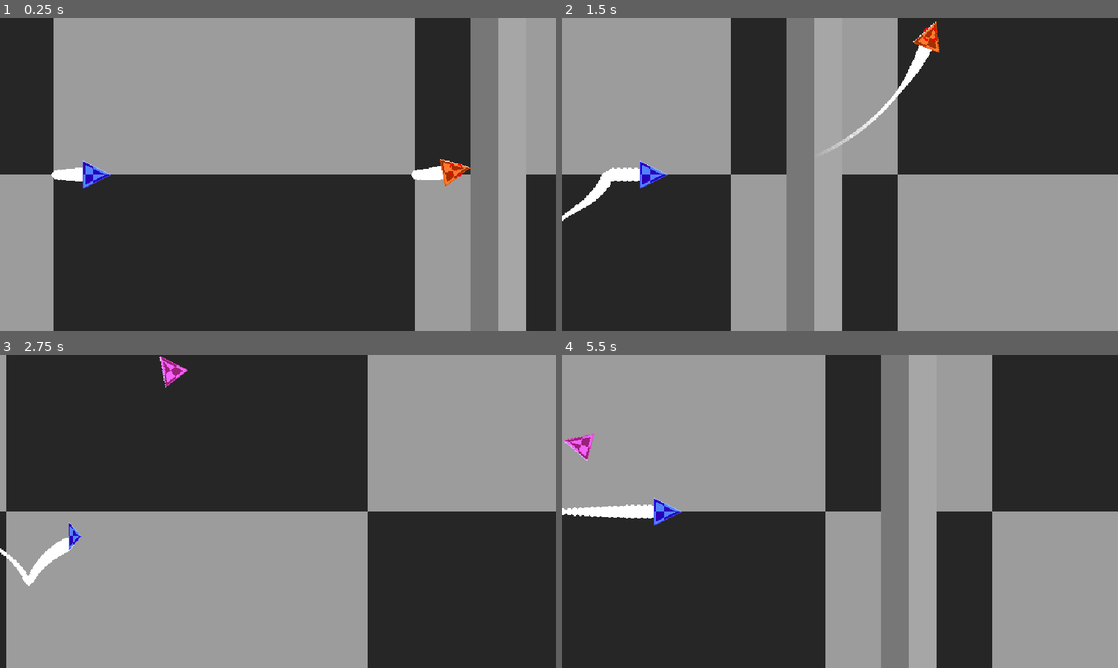
Above: before the commit, frames 1-4 (two rows, left to right).
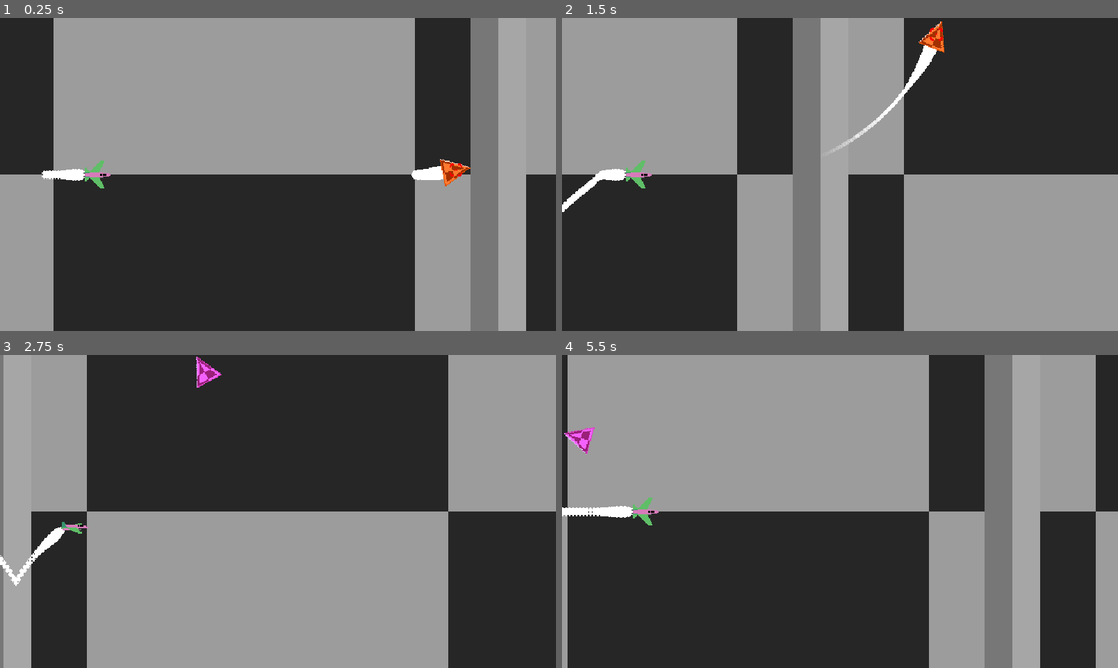
Above: after the commit, the same moments.

Repository: woliveira82/redot-aircraft-prototype
Game: Godot game, scene res://main.tscn
The game is run twice, just before and just after one commit, with the same random seed, the same clock (stepped at 60 frames per second) and the same inputs.
Inputs:
- Up to frame 1 (0.25 s): no input
- Up to frame 2 (1.5 s): hold E (high_g_barrel_right) 0.53-1.28 s; tap Ctrl (g_turn) at 0.6, 1.35 s; hold Down (move_down) from 1.28 s (still down)
- Up to frame 3 (2.75 s): release Down (move_down) at 2.03 s; hold E (high_g_barrel_right) from 2.03 s (still down); tap Space (shoot_cannon) at 2.1 s; tap Ctrl (g_turn) at 2.3 s
- Up to frame 4 (5.5 s): release E (high_g_barrel_right) at 2.78 s; hold Up (move_up) 2.78-3.53 s; tap Ctrl (g_turn) at 2.85, 3.6, 4.55, 5.1 s; hold Q (high_g_barrel_left) 3.53-5.03 s; tap Space (shoot_cannon) at 4.35 s; hold Down (move_down) from 5.03 s (still down)

The runs differ from the first frame. In frame 1, 0.4% of the frame differs, in the area x 7-20%, y 45-55%; in frame 2, 6.8%; in frame 3, 28%; in frame 4, 45%, in the area x 0-96%, y 0-100%.

Commit message:
feat: change player movement

Diff:
--- a/main.tscn
+++ b/main.tscn
@@ -1,10 +1,10 @@
 [gd_scene load_steps=10 format=3 uid="uid://c456k87rcla8r"]
 
 [ext_resource type="Texture2D" uid="uid://dvtx6o5x15tc3" path="res://assets/Placeholders-32x32-27.png" id="1_gw7bq"]
-[ext_resource type="PackedScene" uid="uid://bhu6yt022ld1c" path="res://player/player.tscn" id="2_x2e4t"]
-[ext_resource type="PackedScene" uid="uid://dwnpv3s7it7pg" path="res://enemies/enemy.tscn" id="3_tt4h1"]
-[ext_resource type="Script" path="res://hud/hud.gd" id="4_daemq"]
-[ext_resource type="PackedScene" uid="uid://bsg208xnrg8nu" path="res://hud/enemy_tracker.tscn" id="5_7ddsr"]
+[ext_resource type="PackedScene" uid="uid://bhu6yt022ld1c" path="res://scenes/player/player.tscn" id="2_x2e4t"]
+[ext_resource type="PackedScene" uid="uid://dwnpv3s7it7pg" path="res://scenes/enemies/enemy.tscn" id="3_tt4h1"]
+[ext_resource type="Script" path="res://scenes/hud/hud.gd" id="4_daemq"]
+[ext_resource type="PackedScene" uid="uid://bsg208xnrg8nu" path="res://scenes/hud/enemy_tracker.tscn" id="5_7ddsr"]
 
 [sub_resource type="WorldBoundaryShape2D" id="WorldBoundaryShape2D_4hmk0"]
 normal = Vector2(0, 1)
--- a/player/player.gd
+++ /dev/null
@@ -1,67 +0,0 @@
-extends Node2D
-
-var _average_speed := 200.0
-var _afterburn_speed := 400.0
-var _turn_angle := 0.8
-var _g_turn_angle := 1.6
-var _g_turn_on := false
-var maneuvering := false
-
-@onready var remote_transform_2d: RemoteTransform2D = $RemoteTransform2D
-@onready var animation_player: AnimationPlayer = $AnimationPlayer
-
-
-func _ready() -> void:
-	InputHandler.on_g_turn_pressed.connect(_set_g_force)
-	InputHandler.on_high_g_barrel_left.connect(_on_high_g_barrel_left)
-	InputHandler.on_high_g_barrel_right.connect(_on_high_g_barrel_right)
-
-
-func _process(delta: float) -> void:
-	var turn_angle: float
-	var control: Vector2
-	var speed: float
-
-	if maneuvering:
-		turn_angle = _turn_angle
-		control = Vector2.ZERO
-		speed = _average_speed
-
-	else:
-		turn_angle = _g_turn_angle if _g_turn_on else _turn_angle
-
-		control = InputHandler.get_input_direction()
-		if control.y > 0.0:
-			speed = _afterburn_speed * control.y
-		elif control.y < 0.0:
-			speed = _average_speed / (1.0 + abs(control.y))
-		else:
-			speed = _average_speed
-
-	var direction = Vector2.from_angle(rotation)
-	_adjust_remote_transform_position(direction)
-
-	rotation += control.x * turn_angle * delta
-	position += direction * speed * delta
-
-
-func _adjust_remote_transform_position(direction: Vector2):
-	remote_transform_2d.position.x = 160 + pow(abs(direction.x), 2.0) * 115.0
-
-
-func _set_g_force(g_force: bool):
-	_g_turn_on = g_force
-
-
-func _on_high_g_barrel_left():
-	maneuvering = true
-	animation_player.play("high_g_barrel_left")
-
-
-func _on_high_g_barrel_right():
-	maneuvering = true
-	animation_player.play("high_g_barrel_right")
-
-
-func turn_off_maneuvering():
-	maneuvering = false
--- a/bullet/bullet.tscn
+++ b/scenes/bullet/bullet.tscn
@@ -1,6 +1,6 @@
 [gd_scene load_steps=3 format=3 uid="uid://cduopc8ukaxd6"]
 
-[ext_resource type="Script" path="res://bullet/bullet.gd" id="1_3oxrv"]
+[ext_resource type="Script" path="res://scenes/bullet/bullet.gd" id="1_3oxrv"]
 
 [sub_resource type="PlaceholderTexture2D" id="PlaceholderTexture2D_qaxr3"]
 
--- a/enemies/enemy.tscn
+++ b/scenes/enemies/enemy.tscn
@@ -1,10 +1,10 @@
 [gd_scene load_steps=10 format=3 uid="uid://dwnpv3s7it7pg"]
 
-[ext_resource type="Script" path="res://enemies/enemy.gd" id="1_41sj6"]
+[ext_resource type="Script" path="res://scenes/enemies/enemy.gd" id="1_41sj6"]
 [ext_resource type="Texture2D" uid="uid://ce4mp3tpj6u46" path="res://assets/Placeholders-32x32-13.png" id="2_5vjv6"]
 [ext_resource type="Texture2D" uid="uid://bk43e071r74nb" path="res://assets/white-circle.png" id="3_ennsh"]
-[ext_resource type="Script" path="res://enemies/cannon.gd" id="4_ybxm7"]
-[ext_resource type="PackedScene" uid="uid://cduopc8ukaxd6" path="res://bullet/bullet.tscn" id="5_o1l04"]
+[ext_resource type="Script" path="res://scenes/enemies/cannon.gd" id="4_ybxm7"]
+[ext_resource type="PackedScene" uid="uid://cduopc8ukaxd6" path="res://scenes/bullet/bullet.tscn" id="5_o1l04"]
 
 [sub_resource type="CircleShape2D" id="CircleShape2D_piux8"]
 
--- a/hud/enemy_tracker.tscn
+++ b/scenes/hud/enemy_tracker.tscn
@@ -1,6 +1,6 @@
 [gd_scene load_steps=4 format=3 uid="uid://bsg208xnrg8nu"]
 
-[ext_resource type="Script" path="res://hud/enemy_tracker.gd" id="1_ancv6"]
+[ext_resource type="Script" path="res://scenes/hud/enemy_tracker.gd" id="1_ancv6"]
 [ext_resource type="Texture2D" uid="uid://bhccphfnvouvr" path="res://assets/Placeholders-32x32-18.png" id="1_d11tg"]
 [ext_resource type="Texture2D" uid="uid://beepcyanh00ta" path="res://assets/mouse-cursor-square-16.png" id="3_n1pp7"]
 
--- /dev/null
+++ b/scenes/player/player.gd
@@ -0,0 +1,76 @@
+extends Node2D
+
+var maneuvering := false
+var _min_speed := 100.0
+var _max_speed := 400.0
+var _avg_speed := 200.0
+var _speed := 200
+var _acc := 200.0
+var _skew := 0
+var _skew_current := 0.0
+var _skew_times := [0.05, 0.15, 0.25, 0.35, 0.4]
+
+@onready var remote_transform_2d: RemoteTransform2D = $RemoteTransform2D
+@onready var animation_player: AnimationPlayer = $AnimationPlayer
+@onready var sprite_2d: Sprite2D = $Sprite2D
+
+
+func _ready() -> void:
+	InputHandler.on_high_g_barrel_left.connect(_on_high_g_barrel_left)
+	InputHandler.on_high_g_barrel_right.connect(_on_high_g_barrel_right)
+
+
+func _process(delta: float) -> void:
+	var control: Vector2
+
+	if maneuvering:
+		control = Vector2.ZERO
+		_speed = _avg_speed
+
+	else:
+		control = InputHandler.get_input_direction()
+		_skew = _update_skew(control.x, delta)
+		sprite_2d.update_skew(_skew)
+
+		if control.y != 0.0:
+			_speed = clamp(_speed + _acc * delta * control.y, _min_speed, _max_speed)
+		else:
+			if _speed > _avg_speed:
+				_speed = clamp(_speed - _acc * delta, _avg_speed, _max_speed)
+			elif _speed < _avg_speed:
+				_speed = clamp(_speed + _acc * delta, _avg_speed, _max_speed)
+
+	var direction = Vector2.from_angle(rotation)
+	_adjust_remote_transform_position(direction)
+
+	rotation += 0.4 * _skew * delta
+	position += direction * _speed * delta
+
+
+func turn_off_maneuvering():
+	maneuvering = false
+
+
+func _update_skew(skew_control: float, delta: float) -> int:
+	_skew_current += delta * skew_control
+	_skew_current = clamp(_skew_current, -_skew_times[-1], _skew_times[-1])
+
+	for i in _skew_times.size():
+		if abs(_skew_current) <= _skew_times[i]:
+			return i * sign(_skew_current)
+
+	return 0
+
+
+func _adjust_remote_transform_position(direction: Vector2):
+	remote_transform_2d.position.x = 160 + pow(abs(direction.x), 2.0) * 115.0
+
+
+func _on_high_g_barrel_left():
+	maneuvering = true
+	animation_player.play("high_g_barrel_left")
+
+
+func _on_high_g_barrel_right():
+	maneuvering = true
+	animation_player.play("high_g_barrel_right")
--- a/player/player.tscn
+++ b/scenes/player/player.tscn
@@ -1,14 +1,15 @@
-[gd_scene load_steps=13 format=3 uid="uid://bhu6yt022ld1c"]
-
-[ext_resource type="Script" path="res://player/player.gd" id="1_rjy3b"]
-[ext_resource type="Texture2D" uid="uid://bvh7u4cf8lxvk" path="res://assets/Placeholders-32x32-23.png" id="1_wtqe5"]
+[gd_scene load_steps=14 format=3 uid="uid://bhu6yt022ld1c"]
+
+[ext_resource type="Script" path="res://scenes/player/player.gd" id="1_rjy3b"]
+[ext_resource type="Texture2D" uid="uid://dc52s0g784crp" path="res://assets/w-fighter-Sheet.png" id="2_3q8rd"]
 [ext_resource type="Texture2D" uid="uid://bk43e071r74nb" path="res://assets/white-circle.png" id="2_sm18u"]
-[ext_resource type="Script" path="res://player/cannon.gd" id="4_3rb2r"]
-[ext_resource type="PackedScene" uid="uid://cduopc8ukaxd6" path="res://bullet/bullet.tscn" id="5_ldt7c"]
+[ext_resource type="Script" path="res://scenes/player/sprite_2d.gd" id="3_5q88u"]
+[ext_resource type="Script" path="res://scenes/player/cannon.gd" id="4_3rb2r"]
+[ext_resource type="PackedScene" uid="uid://cduopc8ukaxd6" path="res://scenes/bullet/bullet.tscn" id="5_ldt7c"]
 
 [sub_resource type="Curve" id="Curve_jgwmn"]
 min_value = 0.3
-_data = [Vector2(0, 0.3), 0.0, 0.0, 0, 0, Vector2(0.0561798, 1), 0.0, 0.0, 0, 0, Vector2(0.426966, 0.3), 0.0, 0.0, 0, 0, Vector2(1, 0.3), 0.0, 0.0, 0, 0]
+_data = [Vector2(0, 0.3), 0.0, 0.0, 0, 0, Vector2(0.0355556, 0.646154), 0.0, 0.0, 0, 0, Vector2(0.168889, 0.323077), 0.0, 0.0, 0, 0, Vector2(1, 0.3), 0.0, 0.0, 0, 0]
 point_count = 4
 
 [sub_resource type="Gradient" id="Gradient_k86wc"]
@@ -34,19 +35,19 @@
 tracks/1/type = "value"
 tracks/1/imported = false
 tracks/1/enabled = true
-tracks/1/path = NodePath("Sprite2D:scale")
+tracks/1/path = NodePath("Sprite2D/Area2D:monitoring")
 tracks/1/interp = 1
 tracks/1/loop_wrap = true
 tracks/1/keys = {
 "times": PackedFloat32Array(0),
 "transitions": PackedFloat32Array(1),
-"update": 0,
-"values": [Vector2(1, 1)]
+"update": 1,
+"values": [true]
 }
 tracks/2/type = "value"
 tracks/2/imported = false
 tracks/2/enabled = true
-tracks/2/path = NodePath("Sprite2D/Area2D:monitoring")
+tracks/2/path = NodePath("Sprite2D/Area2D:monitorable")
 tracks/2/interp = 1
 tracks/2/loop_wrap = true
 tracks/2/keys = {
@@ -58,14 +59,14 @@
 tracks/3/type = "value"
 tracks/3/imported = false
 tracks/3/enabled = true
-tracks/3/path = NodePath("Sprite2D/Area2D:monitorable")
+tracks/3/path = NodePath("Sprite2D:frame")
 tracks/3/interp = 1
 tracks/3/loop_wrap = true
 tracks/3/keys = {
 "times": PackedFloat32Array(0),
 "transitions": PackedFloat32Array(1),
 "update": 1,
-"values": [true]
+"values": [4]
 }
 
 [sub_resource type="Animation" id="Animation_yqgv3"]
@@ -83,25 +84,13 @@
 "update": 0,
 "values": [Vector2(0, 0), Vector2(0, -10), Vector2(0, -70), Vector2(0, -80), Vector2(0, -70), Vector2(0, -10), Vector2(0, 0)]
 }
-tracks/1/type = "value"
+tracks/1/type = "method"
 tracks/1/imported = false
 tracks/1/enabled = true
-tracks/1/path = NodePath("Sprite2D:scale")
+tracks/1/path = NodePath(".")
 tracks/1/interp = 1
 tracks/1/loop_wrap = true
 tracks/1/keys = {
-"times": PackedFloat32Array(0, 0.2, 0.4, 0.6, 0.8),
-"transitions": PackedFloat32Array(1, 1, 1, 1, 1),
-"update": 0,
-"values": [Vector2(1, 1), Vector2(0.1, 1), Vector2(1, 1), Vector2(0.1, 1), Vector2(1, 1)]
-}
-tracks/2/type = "method"
-tracks/2/imported = false
-tracks/2/enabled = true
-tracks/2/path = NodePath(".")
-tracks/2/interp = 1
-tracks/2/loop_wrap = true
-tracks/2/keys = {
 "times": PackedFloat32Array(0.6),
 "transitions": PackedFloat32Array(1),
 "values": [{
@@ -109,10 +98,22 @@
 "method": &"turn_off_maneuvering"
 }]
 }
+tracks/2/type = "value"
+tracks/2/imported = false
+tracks/2/enabled = true
+tracks/2/path = NodePath("Sprite2D/Area2D:monitoring")
+tracks/2/interp = 1
+tracks/2/loop_wrap = true
+tracks/2/keys = {
+"times": PackedFloat32Array(0, 0.0333333, 0.766667),
+"transitions": PackedFloat32Array(1, 1, 1),
+"update": 1,
+"values": [true, false, true]
+}
 tracks/3/type = "value"
 tracks/3/imported = false
 tracks/3/enabled = true
-tracks/3/path = NodePath("Sprite2D/Area2D:monitoring")
+tracks/3/path = NodePath("Sprite2D/Area2D:monitorable")
 tracks/3/interp = 1
 tracks/3/loop_wrap = true
 tracks/3/keys = {
@@ -124,14 +125,14 @@
 tracks/4/type = "value"
 tracks/4/imported = false
 tracks/4/enabled = true
-tracks/4/path = NodePath("Sprite2D/Area2D:monitorable")
+tracks/4/path = NodePath("Sprite2D:frame")
 tracks/4/interp = 1
 tracks/4/loop_wrap = true
 tracks/4/keys = {
-"times": PackedFloat32Array(0, 0.0333333, 0.766667),
-"transitions": PackedFloat32Array(1, 1, 1),
-"update": 1,
-"values": [true, false, true]
+"times": PackedFloat32Array(0, 0.0666667, 0.1, 0.133333, 0.2, 0.266667, 0.3, 0.333333, 0.4, 0.466667, 0.5, 0.533333, 0.6, 0.666667, 0.7, 0.733333, 0.8),
+"transitions": PackedFloat32Array(1, 1, 1, 1, 1, 1, 1, 1, 1, 1, 1, 1, 1, 1, 1, 1, 1),
+"update": 1,
+"values": [4, 3, 2, 1, 0, 15, 14, 13, 12, 11, 10, 9, 8, 7, 6, 5, 4]
 }
 
 [sub_resource type="Animation" id="Animation_fhq0u"]
@@ -144,30 +145,18 @@
 tracks/0/interp = 2
 tracks/0/loop_wrap = true
 tracks/0/keys = {
-"times": PackedFloat32Array(0, 0.0333333, 0.366667, 0.4, 0.433333, 0.766667, 0.8),
+"times": PackedFloat32Array(0, 0.0666667, 0.366667, 0.4, 0.433333, 0.733333, 0.8),
 "transitions": PackedFloat32Array(1, 1, 1, 1, 1, 1, 1),
 "update": 0,
 "values": [Vector2(0, 0), Vector2(0, 10), Vector2(0, 70), Vector2(0, 80), Vector2(0, 70), Vector2(0, 10), Vector2(0, 0)]
 }
-tracks/1/type = "value"
+tracks/1/type = "method"
 tracks/1/imported = false
 tracks/1/enabled = true
-tracks/1/path = NodePath("Sprite2D:scale")
-tracks/1/interp = 2
+tracks/1/path = NodePath(".")
+tracks/1/interp = 1
 tracks/1/loop_wrap = true
 tracks/1/keys = {
-"times": PackedFloat32Array(0, 0.2, 0.4, 0.6, 0.8),
-"transitions": PackedFloat32Array(1, 1, 1, 1, 1),
-"update": 0,
-"values": [Vector2(1, 1), Vector2(0.1, 1), Vector2(1, 1), Vector2(0.1, 1), Vector2(1, 1)]
-}
-tracks/2/type = "method"
-tracks/2/imported = false
-tracks/2/enabled = true
-tracks/2/path = NodePath(".")
-tracks/2/interp = 1
-tracks/2/loop_wrap = true
-tracks/2/keys = {
 "times": PackedFloat32Array(0.8),
 "transitions": PackedFloat32Array(1),
 "values": [{
@@ -175,10 +164,22 @@
 "method": &"turn_off_maneuvering"
 }]
 }
+tracks/2/type = "value"
+tracks/2/imported = false
+tracks/2/enabled = true
+tracks/2/path = NodePath("Sprite2D/Area2D:monitoring")
+tracks/2/interp = 1
+tracks/2/loop_wrap = true
+tracks/2/keys = {
+"times": PackedFloat32Array(0, 0.0333333, 0.766667),
+"transitions": PackedFloat32Array(1, 1, 1),
+"update": 1,
+"values": [true, false, true]
+}
 tracks/3/type = "value"
 tracks/3/imported = false
 tracks/3/enabled = true
-tracks/3/path = NodePath("Sprite2D/Area2D:monitoring")
+tracks/3/path = NodePath("Sprite2D/Area2D:monitorable")
 tracks/3/interp = 1
 tracks/3/loop_wrap = true
 tracks/3/keys = {
@@ -190,14 +191,14 @@
 tracks/4/type = "value"
 tracks/4/imported = false
 tracks/4/enabled = true
-tracks/4/path = NodePath("Sprite2D/Area2D:monitorable")
+tracks/4/path = NodePath("Sprite2D:frame")
 tracks/4/interp = 1
 tracks/4/loop_wrap = true
 tracks/4/keys = {
-"times": PackedFloat32Array(0, 0.0333333, 0.766667),
-"transitions": PackedFloat32Array(1, 1, 1),
-"update": 1,
-"values": [true, false, true]
+"times": PackedFloat32Array(0, 0.0333333, 0.1, 0.133333, 0.2, 0.233333, 0.3, 0.333333, 0.4, 0.433333, 0.5, 0.533333, 0.6, 0.633333, 0.7, 0.733333, 0.8),
+"transitions": PackedFloat32Array(1, 1, 1, 1, 1, 1, 1, 1, 1, 1, 1, 1, 1, 1, 1, 1, 1),
+"update": 1,
+"values": [4, 5, 6, 7, 8, 9, 10, 11, 12, 13, 14, 15, 0, 1, 2, 3, 4]
 }
 
 [sub_resource type="AnimationLibrary" id="AnimationLibrary_8gbd8"]
@@ -211,10 +212,15 @@
 script = ExtResource("1_rjy3b")
 
 [node name="Sprite2D" type="Sprite2D" parent="."]
-texture = ExtResource("1_wtqe5")
-
-[node name="CPUParticles2D" type="CPUParticles2D" parent="Sprite2D"]
+texture = ExtResource("2_3q8rd")
+hframes = 4
+vframes = 4
+frame = 4
+script = ExtResource("3_5q88u")
+
+[node name="CPUParticlesLeft" type="CPUParticles2D" parent="Sprite2D"]
 show_behind_parent = true
+position = Vector2(-14, -2)
 rotation = -1.5708
 amount = 64
 texture = ExtResource("2_sm18u")
@@ -222,6 +228,16 @@
 scale_amount_curve = SubResource("Curve_jgwmn")
 color_ramp = SubResource("Gradient_k86wc")
 
+[node name="CPUParticlesRight" type="CPUParticles2D" parent="Sprite2D"]
+show_behind_parent = true
+position = Vector2(-14, 2)
+rotation = -1.5708
+amount = 64
+texture = ExtResource("2_sm18u")
+gravity = Vector2(0, 0)
+scale_amount_curve = SubResource("Curve_jgwmn")
+color_ramp = SubResource("Gradient_k86wc")
+
 [node name="Area2D" type="Area2D" parent="Sprite2D" groups=["player_area"]]
 
 [node name="CollisionShape2D" type="CollisionShape2D" parent="Sprite2D/Area2D"]
@@ -229,7 +245,7 @@
 shape = SubResource("CircleShape2D_yfxhl")
 
 [node name="Cannon" type="Node2D" parent="Sprite2D"]
-position = Vector2(16, 0)
+position = Vector2(8, 3)
 script = ExtResource("4_3rb2r")
 bullet_scene = ExtResource("5_ldt7c")
 
--- /dev/null
+++ b/scenes/player/sprite_2d.gd
@@ -0,0 +1,5 @@
+extends Sprite2D
+
+
+func update_skew(skew: int):
+	frame = 4 + skew
Binary file added: assets/w-fighter-Sheet.png
Renamed: bullet/bullet.gd -> scenes/bullet/bullet.gd
Renamed: enemies/cannon.gd -> scenes/enemies/cannon.gd
Renamed: enemies/enemy.gd -> scenes/enemies/enemy.gd
Renamed: hud/enemy_tracker.gd -> scenes/hud/enemy_tracker.gd
Renamed: hud/hud.gd -> scenes/hud/hud.gd
Renamed: player/cannon.gd -> scenes/player/cannon.gd
